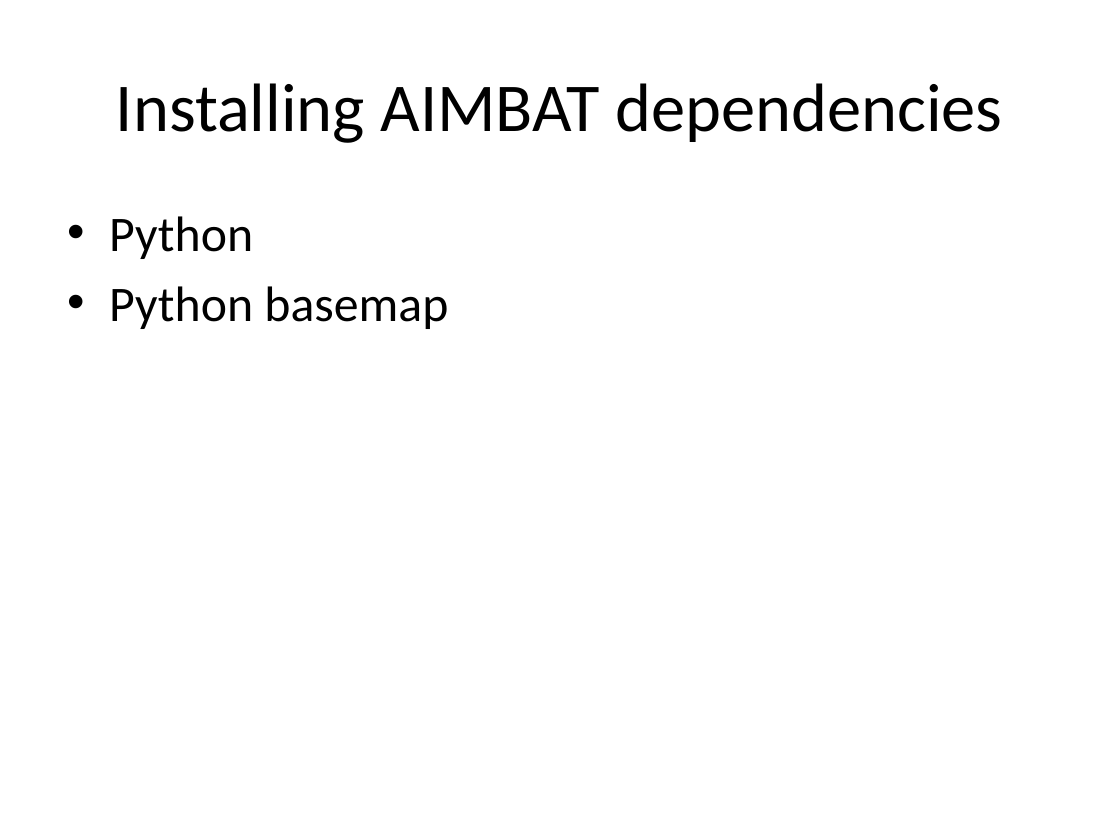
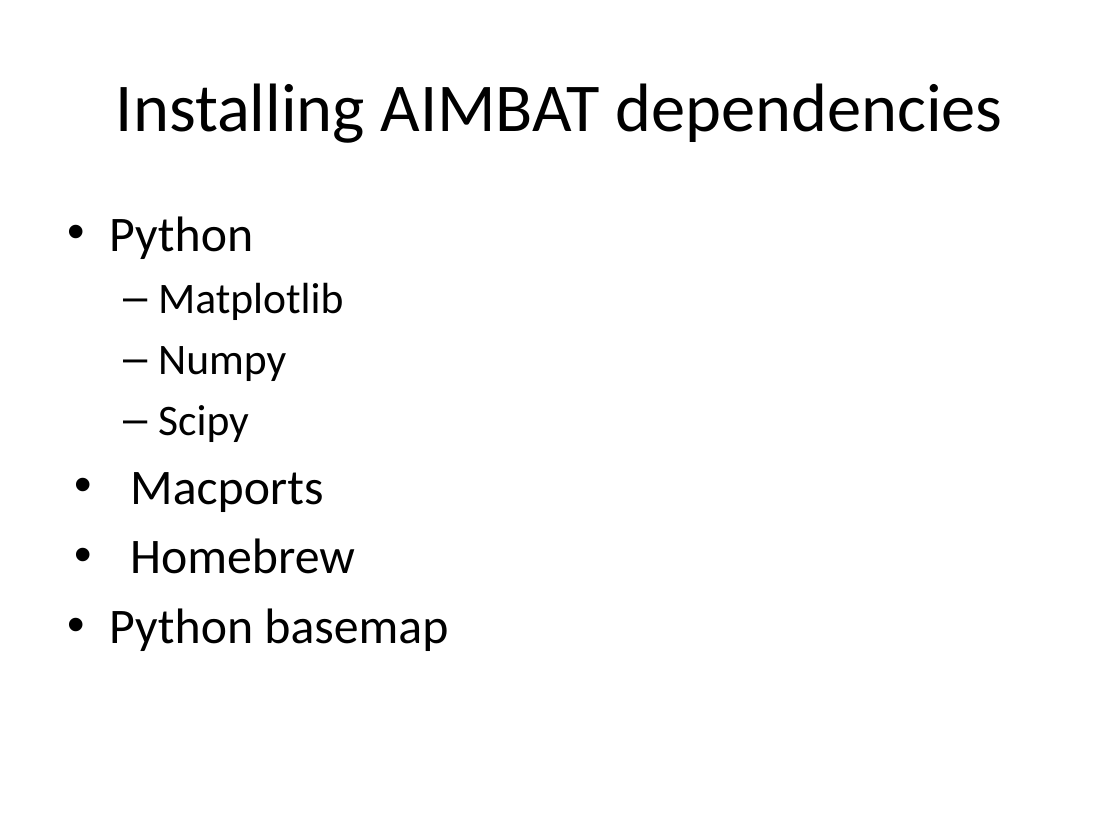
Before and after one commit to lkloh/USArray, a slide deck: slide 3 of AIMBAT/AIMBAT.pptx (slide 5 before the commit). Drawn at 1120x840 pixels with LibreOffice and Linux fonts; fonts in the diff are those of the drawing. Boxes give left, top, right and bottom in pixels: in the first picture for what was removed or moved away, otherwise in the second. Text is boxed around its words. In the diff, an @@ line names an element or a change of style, - is before the commit and + after.

```diff
--- a/AIMBAT/AIMBAT.pptx
+++ b/AIMBAT/AIMBAT.pptx
@@ text at (130, 282, 355, 574): paragraphs added @@
+  – Matplotlib
+  – Numpy
+  – Scipy
+• Macports
+• Homebrew
```
Also in this commit, not shown: 1 slide added, 4 slides removed, 3 other files.
